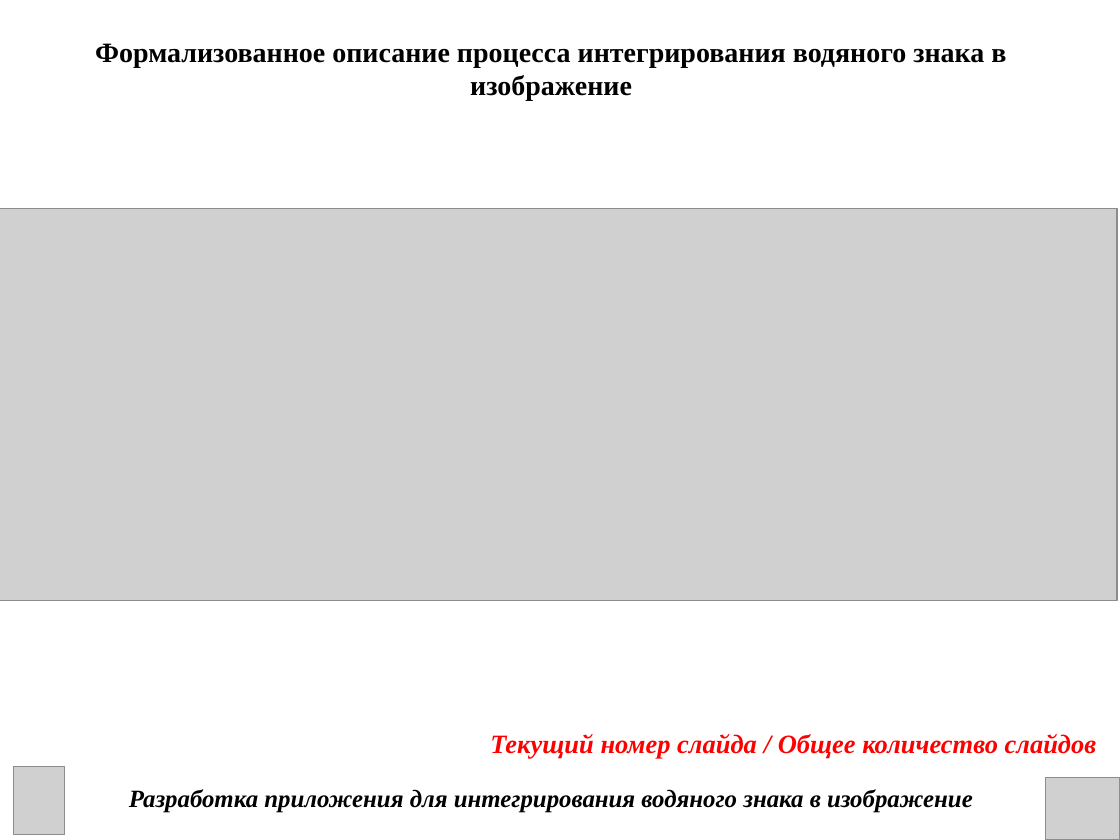
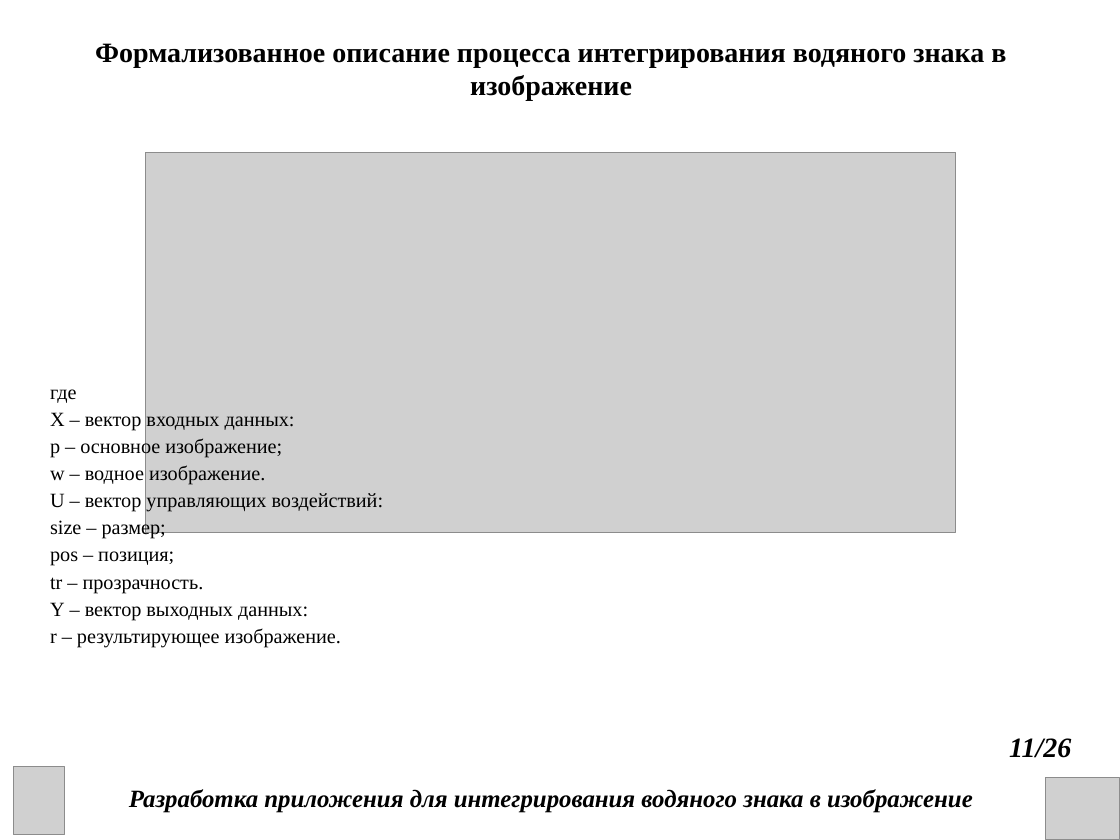
Before and after one commit to DanChoys1/DanChoys, a slide deck: slide 11 of КП презентация.ppt. Drawn at 1120x840 pixels with LibreOffice and Linux fonts; fonts in the diff are those of the drawing; grey boxes stand for pictures. Boxes give left, top, right and bottom in pixels: in the first picture for what was removed or moved away, otherwise in the second. Text is boxed around its words. In the diff, an @@ line names an element or a change of style, - is before the commit and + after.

```diff
--- a/КП презентация.ppt
+++ b/КП презентация.ppt
@@ picture: place and size @@
-picture at (0,208,1118,601)
+picture at (146,152,956,532)
@@ text added at (50,389,384,647), 12.9 pt, text #000000 @@
+где
+X – вектор входных данных:
+p – основное изображение;
+w – водное изображение.
+U – вектор управляющих воздействий:
+size – размер;
+pos – позиция;
+tr – прозрачность.
+Y – вектор выходных данных:
+r – результирующее изображение.
@@ text removed at (490,734,1096,759) @@
-Текущий номер слайда / Общее количество слайдов
@@ text added at (1009,738,1071,758), 18 pt, text #000000, bold, italic @@
+11/26
```
Also in this commit, not shown: 21 other slides changed, 4 slides added, 1 slide removed, 1 other file.
